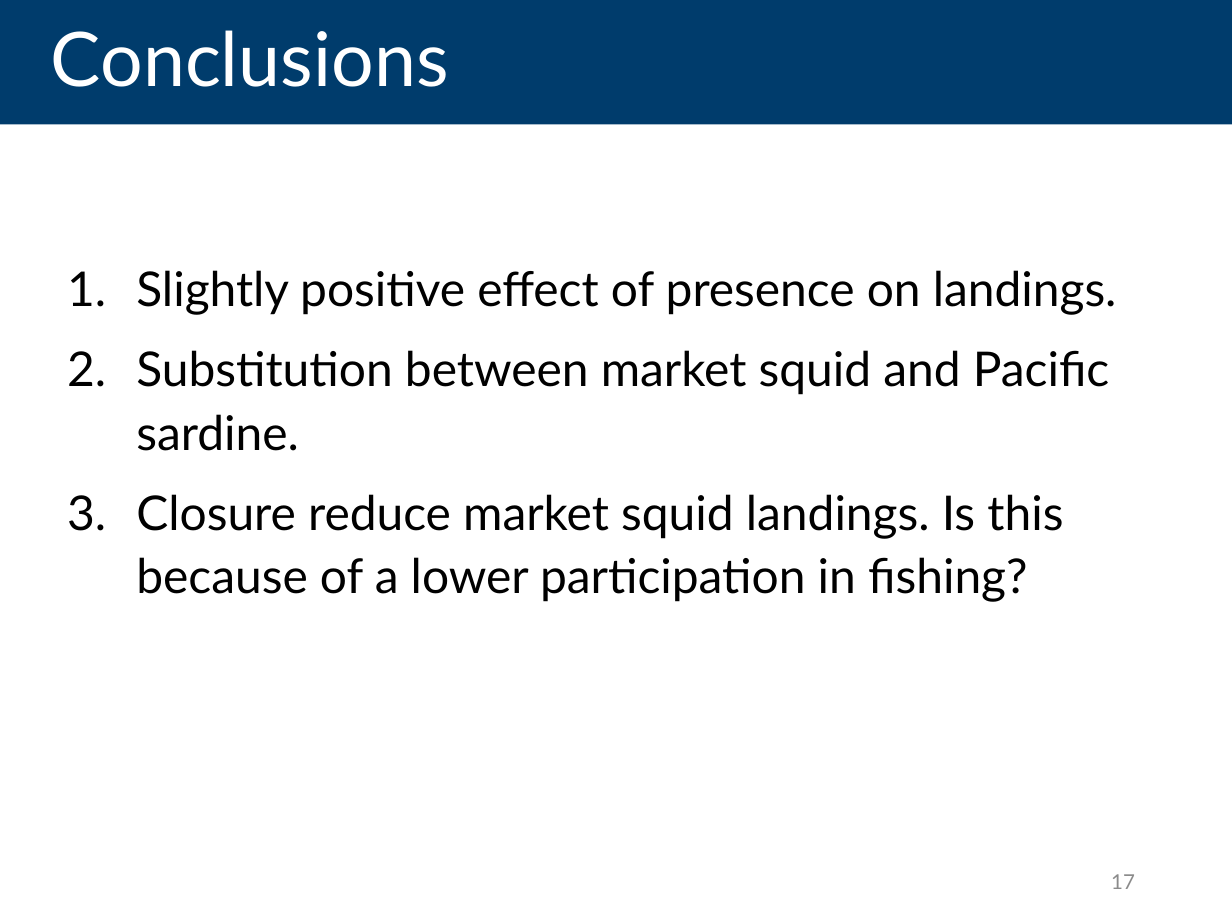
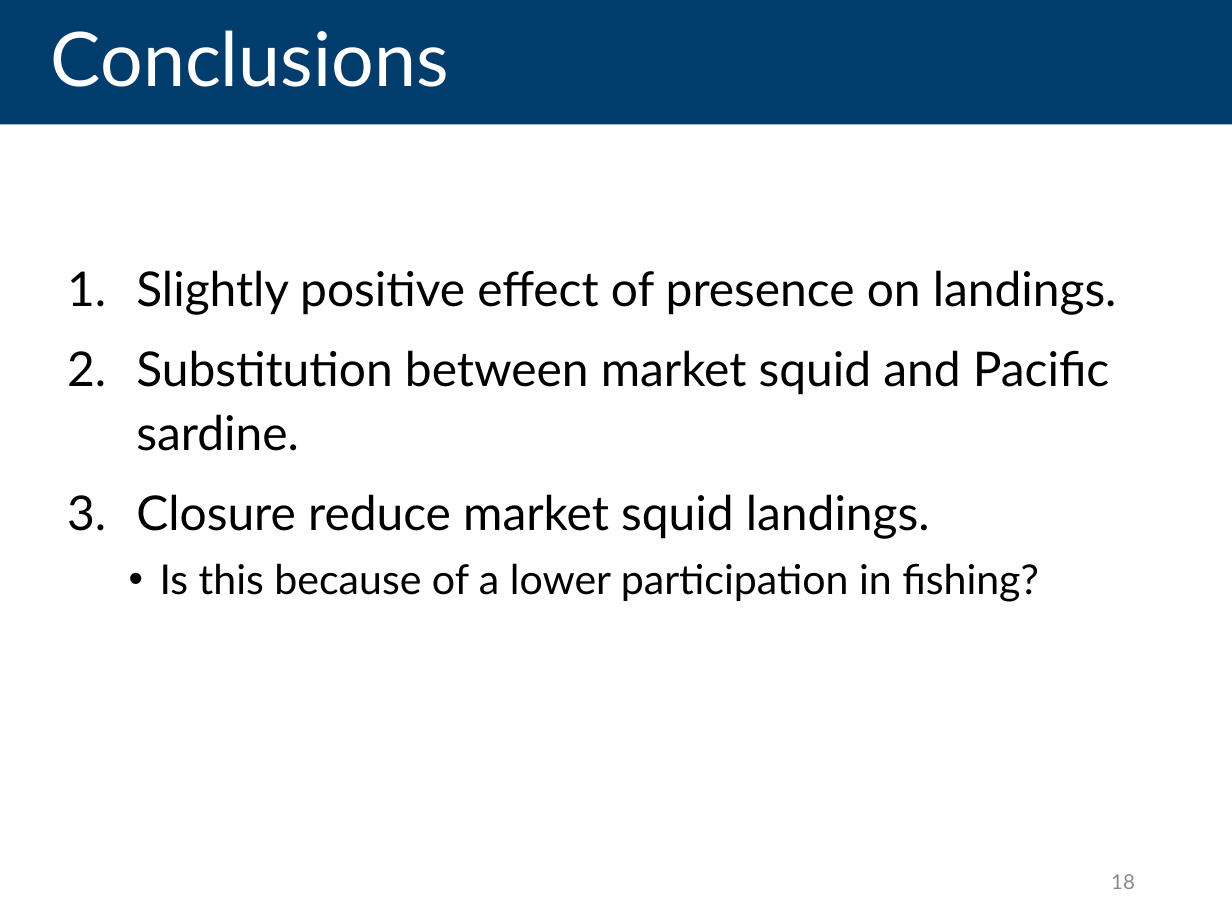
Before and after one commit to futureseas/EconAnalysis, a slide deck: slide 18 of Slides/slides_landing_FQE.pptx (slide 17 before the commit). Drawn at 1232x924 pixels with LibreOffice and Linux fonts; fonts in the diff are those of the drawing. Boxes give left, top, right and bottom in pixels: in the first picture for what was removed or moved away, otherwise in the second. Text is boxed around its words. In the diff, an @@ line names an element or a change of style, - is before the commit and + after.

Commit message:
Update paper landings

```diff
--- a/Slides/slides_landing_FQE.pptx
+++ b/Slides/slides_landing_FQE.pptx
@@ text at [136, 494, 1039, 602]: text changed; size 28 to 24 pt @@
-3. Closure reduce market squid landings. Is this because of a lower participation in fishing?
+3. Closure reduce market squid landings.
+  • Is this because of a lower participation in fishing?
@@ page number at [1111, 874, 1135, 889]: text changed @@
-17
+18
```
Also in this commit, not shown: 5 other slides changed, 4 other files.
